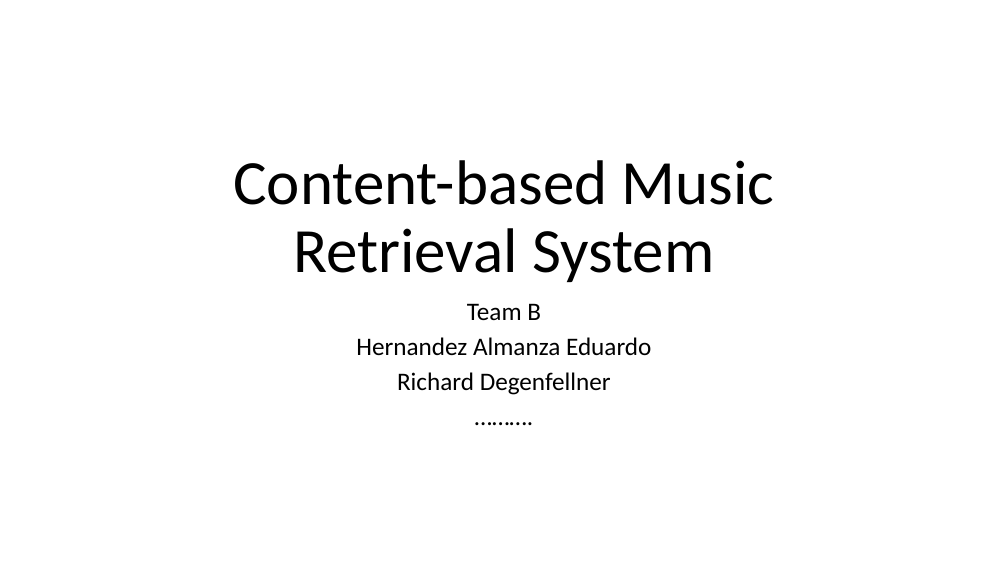
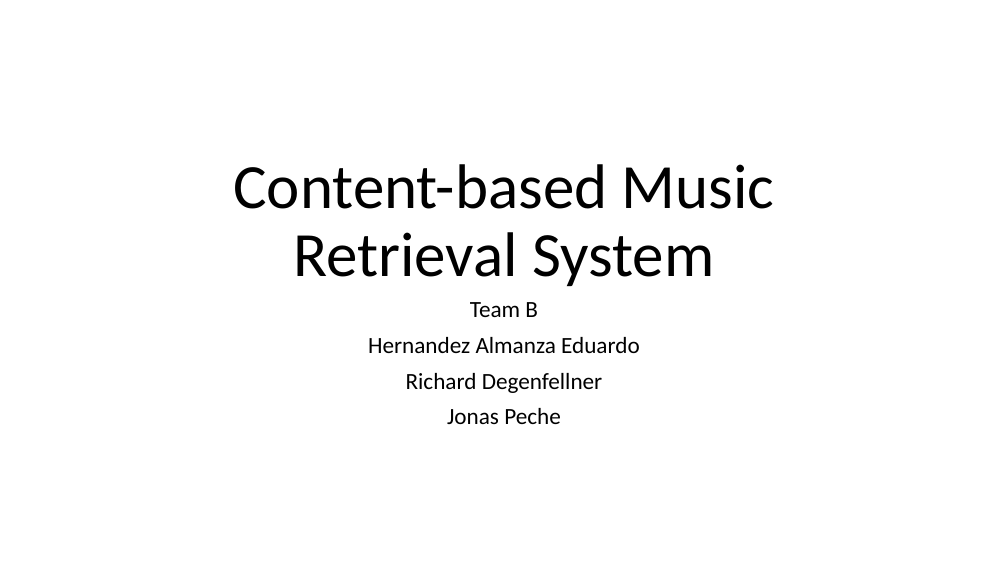
Before and after one commit to mmosc/MMSR, a slide deck: slide 1 of Presentation.pptx. Drawn at 1008x567 pixels with LibreOffice and Linux fonts; fonts in the diff are those of the drawing. Boxes give left, top, right and bottom in pixels: in the first picture for what was removed or moved away, otherwise in the second. Text is boxed around its words. In the diff, an @@ line names an element or a change of style, - is before the commit and + after.

```diff
--- a/Presentation.pptx
+++ b/Presentation.pptx
@@ title "Content-based Music Retrieval System": place and size @@
-title "Content-based Music Retrieval System" at (233, 160, 775, 282)
+title "Content-based Music Retrieval System" at (233, 164, 775, 286)
@@ subtitle at (368, 302, 640, 393): size 24 to 22.1 pt in "Team B", "Hernandez Almanza Eduardo", "Richard Degenfellner"; line spacing 0.8 to 0.9 @@
@@ subtitle at (447, 408, 561, 424): text changed; size 24 to 22.1 pt @@
-……….
+Jonas Peche
```
Also in this commit, not shown: 3 other slides changed.
